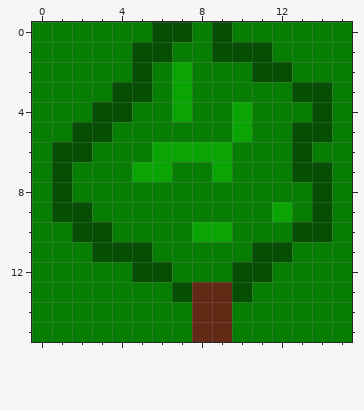
Pixel-art sprite: res/tiles/tree.png. Above, as it was before the edit.
The file is 16x16 pixels.
New version:
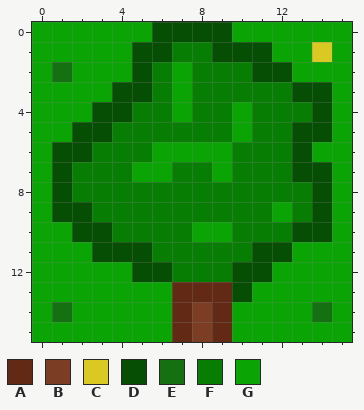
Palette (. is transparent): A #622a14  B #7b3e24  C #dac923  D #064e03  E #147010  F #077e03  G #0aa504
Diff:
Changed rows in their new state; - is an unchanged pixel.
first column x 0:
 0 GGGGGG--D-GGGGGG
 1 GGGGG-------GGCG
 2 GEGGG--------GGG
 3 GGGG-----------G
 4 GGG------------G
 5 GG-------------G
 6 G-------------GG
 7 G--------------G
 8 G--------------G
 9 G--------------G
10 GG-------------G
11 GGG----------GGG
12 GGGGG-------GGGG
13 GGGGGGGA---GGGGG
14 GEGGGGGAB-GGGGEG
15 GGGGGGGAB-GGGGGG
